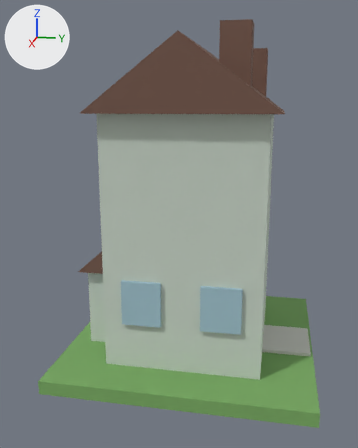
Before and after pictures for a commit that changed the glTF model assets/models/buildings/house-3.glb.
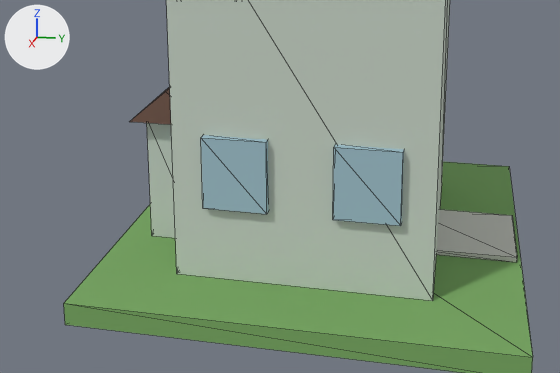
Each version is shown whole from a camera (50 mm lens) standing at (1.882, 0.308, 0.985) and looking at (0.035, -0.062, 0.523), then close up on the part from 0% to 94% of the width and 44% to 95% of the height. Every picture has the same lights, and +X, +Y and +Z are marked at upper left. The older version's two pictures come first. The close-ups show mesh edges as thin lines. Vertices at exactly the same position are counted once.

In view in the first close-up: 'house-3'.
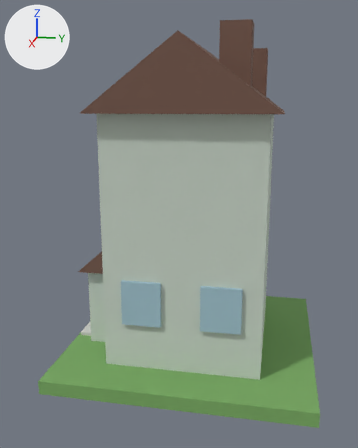
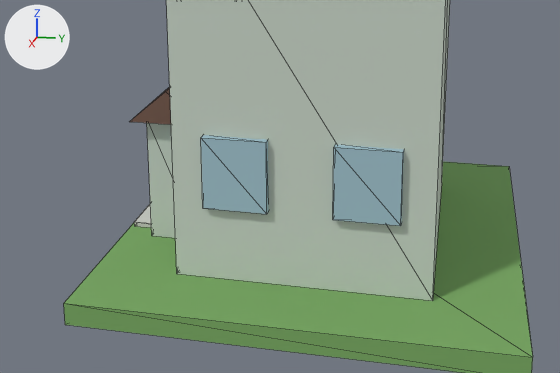
Where the change shows, as pixel boxes [x1, y1, x2, y2] in the close-ups (560 x 373 px; the box of a moved part takes in the faces that stretch with it):
part 1 of me_cube, moved or reshaped (mostly hidden afterwards)
    before: [436, 209, 517, 262]
    after: [134, 204, 151, 228]

The change, as a diff of the scene's bpy script:
```diff
--- a/assets/models/buildings/house-3.glb.py
+++ b/assets/models/buildings/house-3.glb.py
@@ me_cube @@
 me_cube.from_pydata(...)  # 130 vertices, 192 faces; spans x -0.47..0.47, y -0.47..0.47, z 0.0..1.23
 # used by ob_house_3; location = (0.0, 0.0, 0.0)
+# me_cube part 1: the loose piece of 8 vertices spanning x -0.11..0.11, y 0.179..0.461, z 0.05..0.062 is moved by (0.0, -0.639, 0.0)
 me_cube.materials.append(mat_ml78a961)
```
